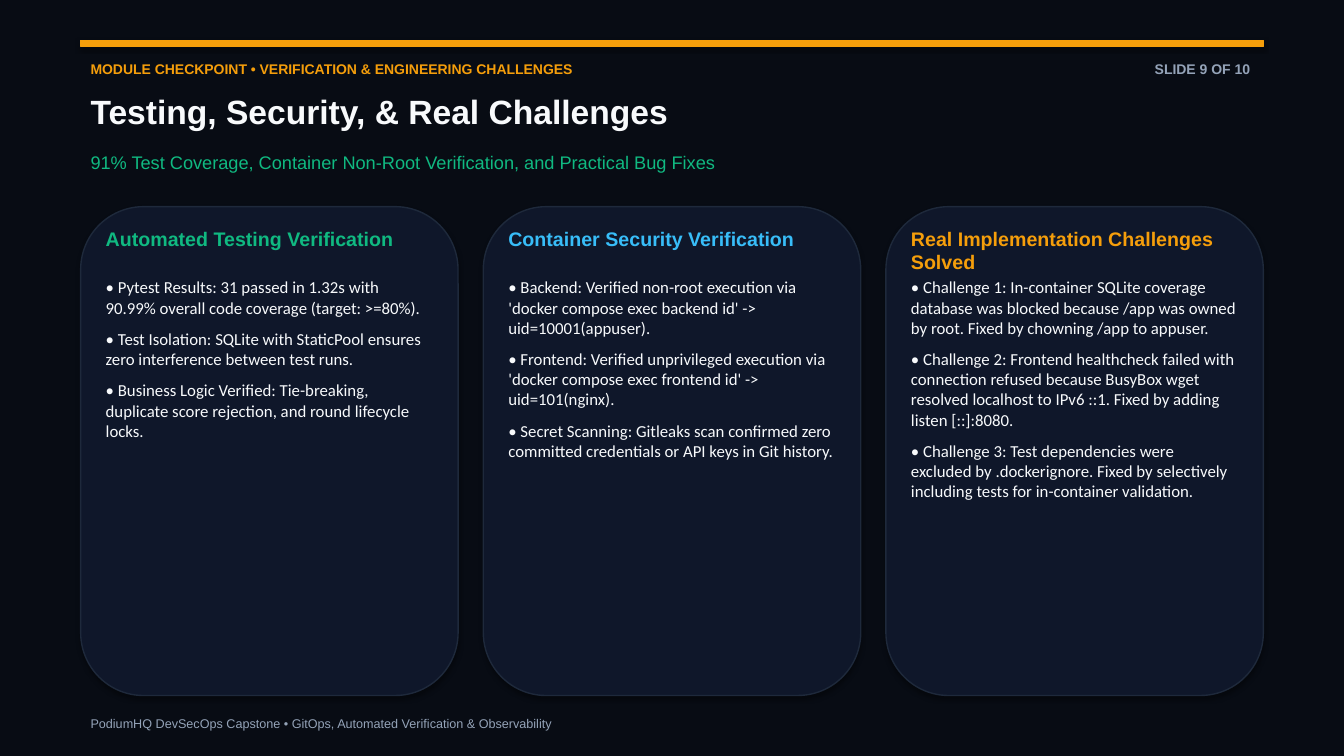
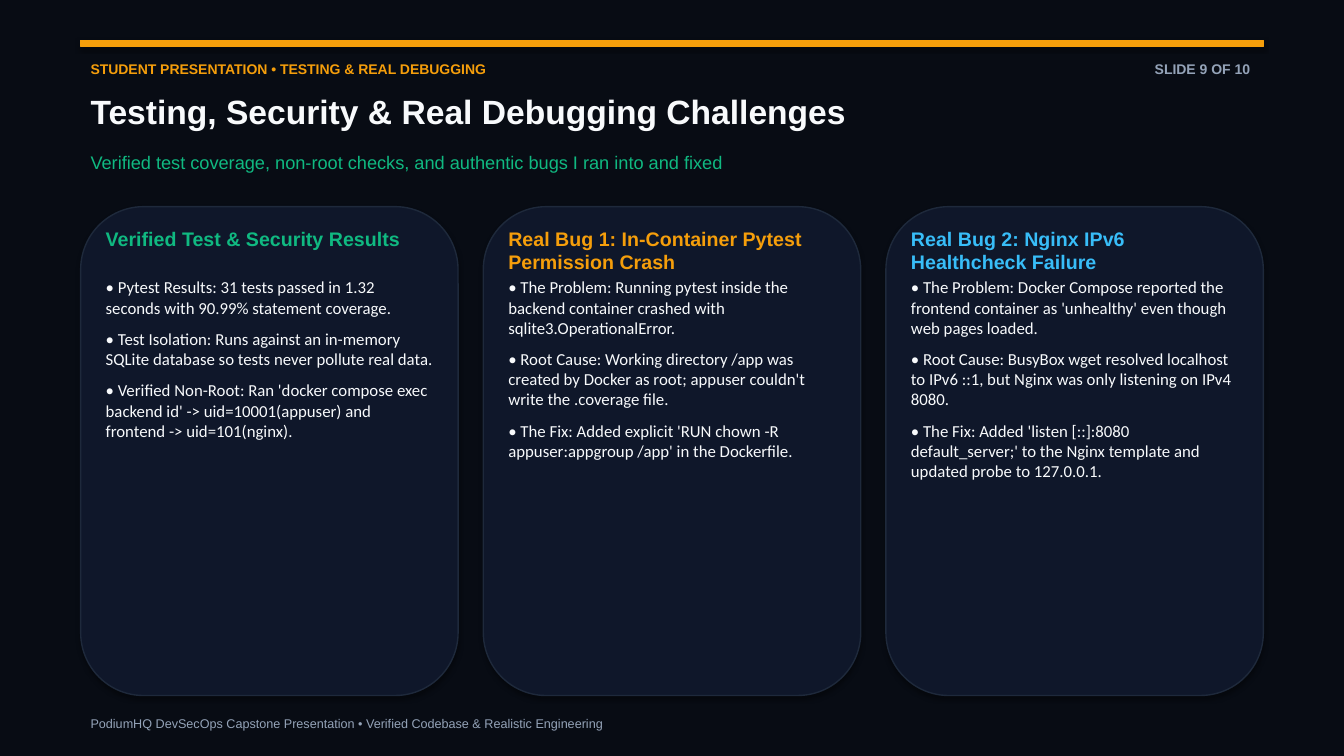
Before and after one commit to nandakishore-dasari/podiumHQ, a slide deck: slide 9 of demo/slides.pptx. Drawn at 1344x756 pixels with LibreOffice and Linux fonts; fonts in the diff are those of the drawing. Boxes give left, top, right and bottom in pixels: in the first picture for what was removed or moved away, otherwise in the second. Text is boxed around its words. In the diff, an @@ line names an element or a change of style, - is before the commit and + after.

Commit message:
docs(presentation): revise slides and PDF to student-friendly presentation with natural speaking lines

```diff
--- a/demo/slides.pptx
+++ b/demo/slides.pptx
@@ text at [91, 64, 486, 74]: text changed @@
-MODULE CHECKPOINT • VERIFICATION & ENGINEERING CHALLENGES
+STUDENT PRESENTATION • TESTING & REAL DEBUGGING
@@ text at [91, 99, 845, 131]: text changed @@
-Testing, Security, & Real Challenges
+Testing, Security & Real Debugging Challenges
@@ text at [91, 156, 722, 173]: text changed @@
-91% Test Coverage, Container Non-Root Verification, and Practical Bug Fixes
+Verified test coverage, non-root checks, and authentic bugs I ran into and fixed
@@ text at [106, 232, 400, 250]: text changed @@
-Automated Testing Verification
+Verified Test & Security Results
@@ text at [508, 231, 802, 269]: text changed; text colour #38BDF8 to #F59E0B @@
-Container Security Verification
+Real Bug 1: In-Container Pytest Permission Crash
@@ text at [911, 231, 1124, 269]: text changed; text colour #F59E0B to #38BDF8 @@
-Real Implementation Challenges Solved
+Real Bug 2: Nginx IPv6 Healthcheck Failure
@@ text at [106, 281, 432, 440]: text changed @@
-• Pytest Results: 31 passed in 1.32s with 90.99% overall code coverage (target: >=80%).
-• Test Isolation: SQLite with StaticPool ensures zero interference between test runs.
-• Business Logic Verified: Tie-breaking, duplicate score rejection, and round lifecycle locks.
+• Pytest Results: 31 tests passed in 1.32 seconds with 90.99% statement coverage.
+• Test Isolation: Runs against an in-memory SQLite database so tests never pollute real data.
+• Verified Non-Root: Ran 'docker compose exec backend id' -> uid=10001(appuser) and frontend -> uid=101(nginx).
@@ text at [508, 281, 805, 460]: text changed @@
-• Backend: Verified non-root execution via 'docker compose exec backend id' -> uid=10001(appuser).
-• Frontend: Verified unprivileged execution via 'docker compose exec frontend id' -> uid=101(nginx).
-• Secret Scanning: Gitleaks scan confirmed zero committed credentials or API keys in Git history.
+• The Problem: Running pytest inside the backend container crashed with sqlite3.OperationalError.
+• Root Cause: Working directory /app was created by Docker as root; appuser couldn't write the .coverage file.
+• The Fix: Added explicit 'RUN chown -R appuser:appgroup /app' in the Dockerfile.
@@ text at [911, 281, 1231, 480]: text changed @@
-• Challenge 1: In-container SQLite coverage database was blocked because /app was owned by root. Fixed by chowning /app to appuser.
-• Challenge 2: Frontend healthcheck failed with connection refused because BusyBox wget resolved localhost to IPv6 ::1. Fixed by adding listen [::]:8080.
-• Challenge 3: Test dependencies were excluded by .dockerignore. Fixed by selectively including tests for in-container validation.
+• The Problem: Docker Compose reported the frontend container as 'unhealthy' even though web pages loaded.
+• Root Cause: BusyBox wget resolved localhost to IPv6 ::1, but Nginx was only listening on IPv4 8080.
+• The Fix: Added 'listen [::]:8080 default_server;' to the Nginx template and updated probe to 127.0.0.1.
@@ text at [91, 719, 603, 731]: text changed @@
-PodiumHQ DevSecOps Capstone • GitOps, Automated Verification & Observability
+PodiumHQ DevSecOps Capstone Presentation • Verified Codebase & Realistic Engineering
```
Also in this commit, not shown: 9 other slides changed, 3 other files.
